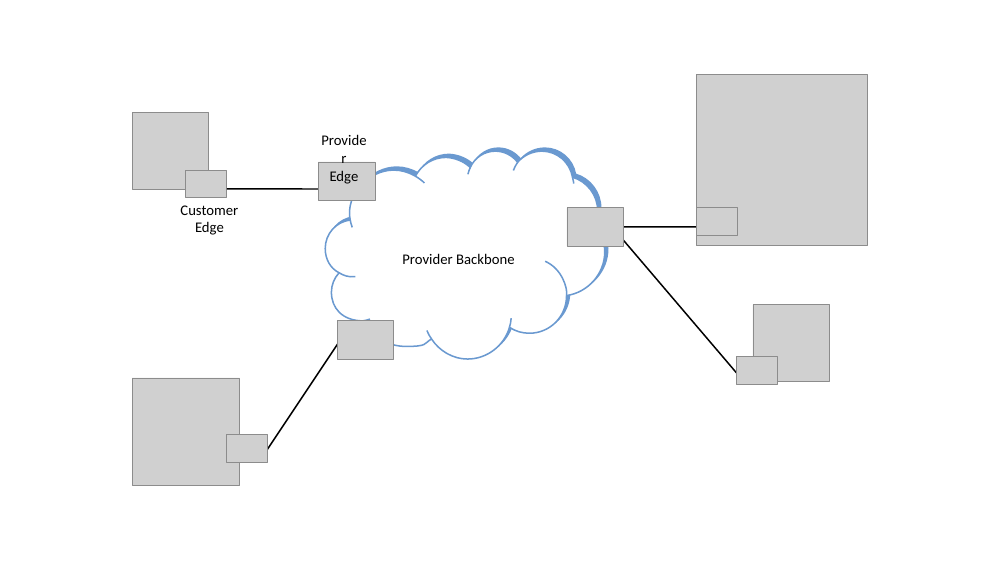
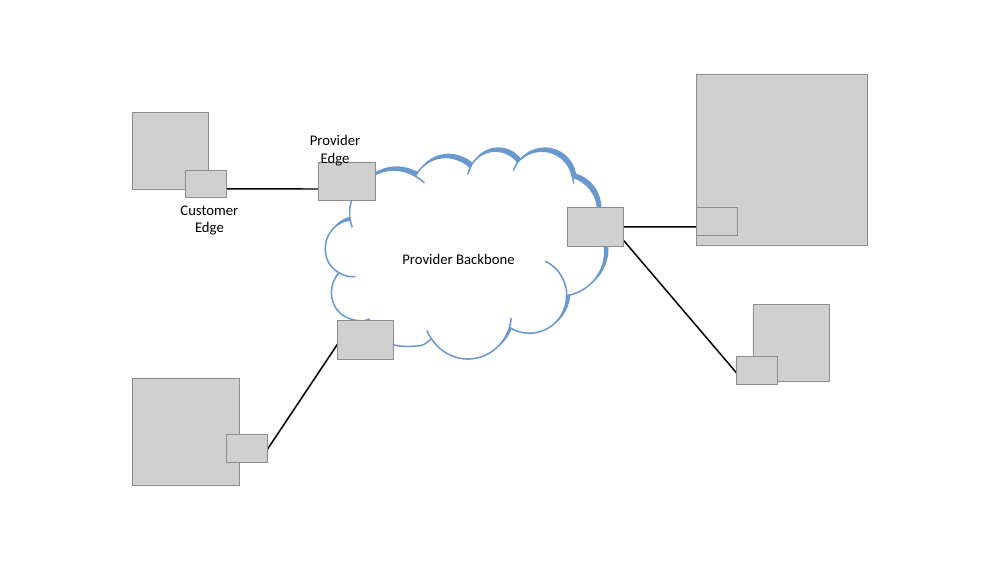
Before and after one commit to SystemsApproach/7E, a slide deck: slide 7 of virtual/figures/virtual.odp. Drawn at 1008x567 pixels with LibreOffice and Linux fonts; fonts in the diff are those of the drawing; grey boxes stand for pictures. Boxes give left, top, right and bottom in pixels: in the first picture for what was removed or moved away, otherwise in the second. Text is boxed around its words. In the diff, an @@ line names an element or a change of style, - is before the commit and + after.

```diff
--- a/virtual/figures/virtual.odp
+++ b/virtual/figures/virtual.odp
@@ text "Provider Edge" rewrapped from box(330, 170, 359, 184) to box(310, 135, 360, 166) @@
```
Also in this commit, not shown: 1 other slide changed, 3 slides added, 3 other files.
